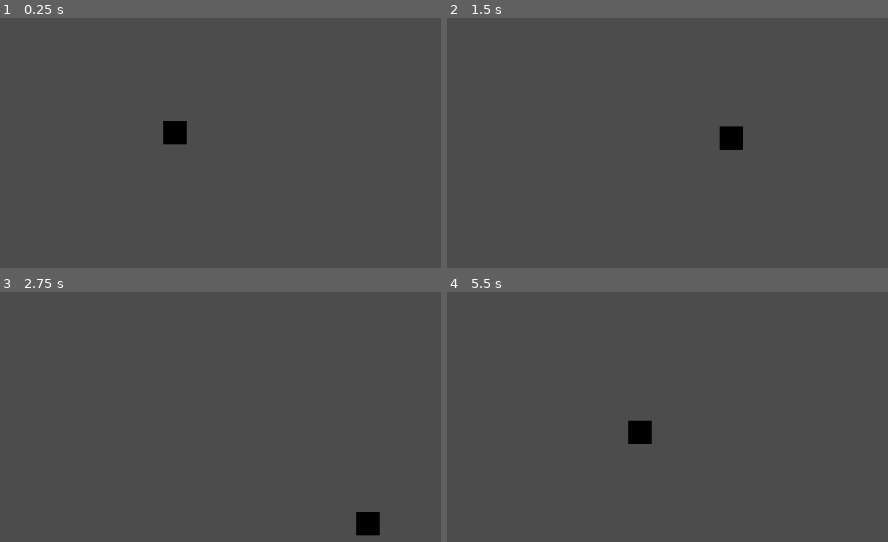
Above: before the commit, frames 1-4 (two rows, left to right).
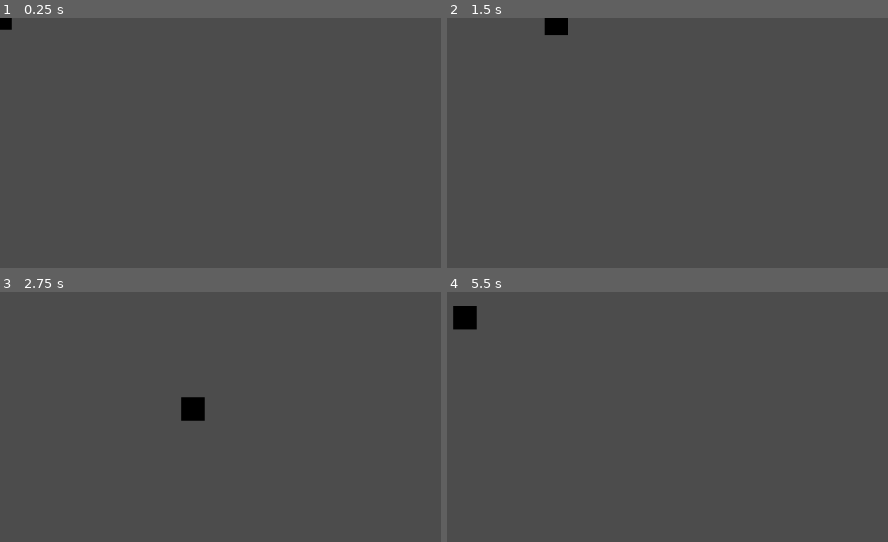
Above: after the commit, the same moments.

Repository: ItsMeDevRoland/TPOC-Eternal-Hell
Game: Godot game, scene res://scenes/player.tscn
Two runs of this game, one before a commit and one after it. Both use one fixed random seed, a clock stepped at 60 frames per second and the inputs below.
Inputs:
- Up to frame 1 (0.25 s): no input
- Up to frame 2 (1.5 s): tap Enter at 0.5 s; hold D (right) 0.53-1.28 s; hold S (down) from 1.28 s (still down)
- Up to frame 3 (2.75 s): release S (down) at 2.03 s; hold D (right) from 2.03 s (still down)
- Up to frame 4 (5.5 s): release D (right) at 2.78 s; hold W (up) 2.78-3.53 s; hold A (left) 3.53-5.03 s; hold S (down) from 5.03 s (still down)

The runs differ from the first frame. In frame 1, 0.7% of the frame differs, in the area x 0-43%, y 0-51%; in frame 2, 0.9%; in frame 3, 1.0%, in the area x 41-87%, y 42-98%; in frame 4, 1.0%.

Commit message:
addded assets folder

Diff:
--- a/scenes/player.tscn
+++ b/scenes/player.tscn
@@ -9,7 +9,6 @@
 height = 0.0
 
 [node name="KinematicBody2D" type="KinematicBody2D"]
-position = Vector2( 224, 147 )
 scale = Vector2( 2, 2 )
 script = ExtResource( 1 )
 
